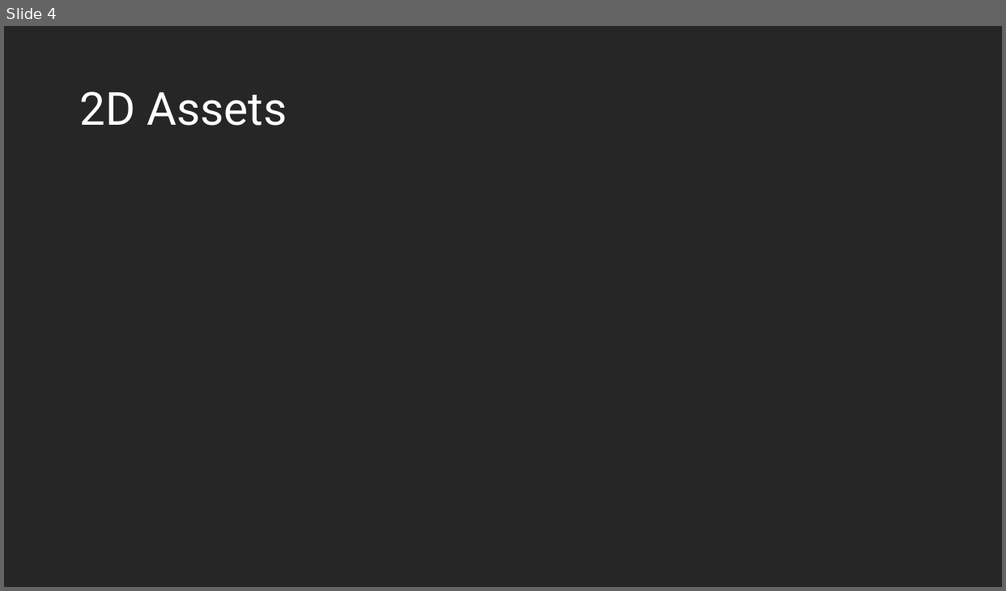
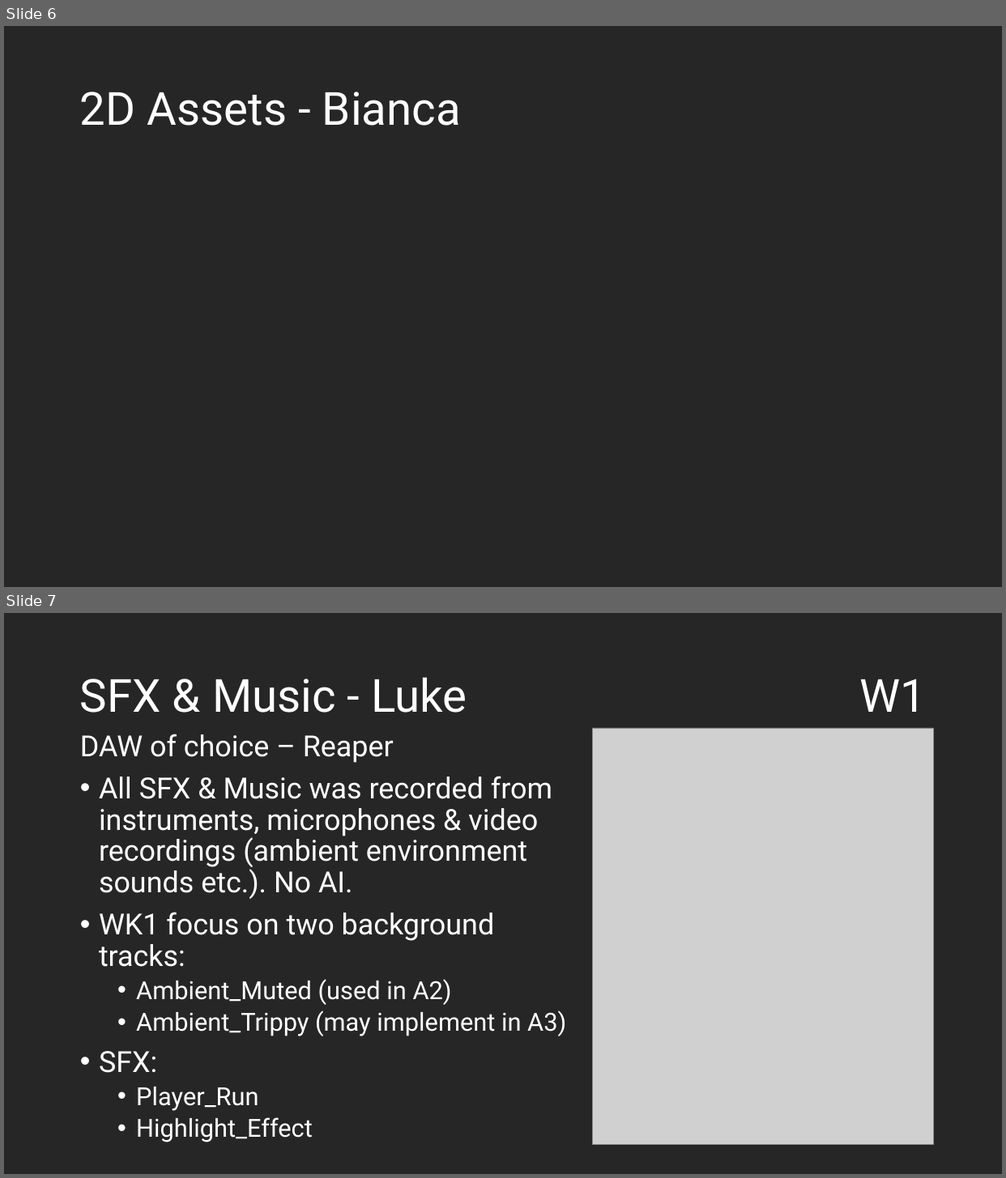
Before and after one commit to LateKnightDev/Barry_Trotter_CoS, a slide deck: presentation/RGP204_A2_TheLateKnights_Presentation.pptx. Shown one above the other, each under a label of ours: slide 4 before the commit, slides 6 and 7 after it. The pictures are 1006x591 and 1006x1178 pixels, drawn with LibreOffice and Linux fonts; fonts in the diff are those of the drawing; grey boxes stand for pictures. Boxes give left, top, right and bottom in pixels: in the first picture for what was removed or moved away, otherwise in the second. Text is boxed around its words. In the diff, an @@ line names an element or a change of style, - is before the commit and + after.

Commit message:
Starting to add time rewind sound, plus presentation updates

```diff
--- a/presentation/RGP204_A2_TheLateKnights_Presentation.pptx
+++ b/presentation/RGP204_A2_TheLateKnights_Presentation.pptx
@@ slide 7 added at box(4, 613, 1002, 1174), background #262626 @@
@@ title added at box(80, 677, 467, 713), 44 pt, text #FFFFFF @@
+SFX & Music - Luke
@@ text added at box(859, 679, 926, 712), 44 pt, text #FFFFFF @@
+W1
@@ text added at box(80, 734, 566, 1143), 28 pt, text #FFFFFF @@
+DAW of choice – Reaper
+• All SFX & Music was recorded from instruments, microphones & video recordings (ambient environment sounds etc.). No AI.
+• WK1 focus on two background tracks:
+  • Ambient_Muted (used in A2)
+  • Ambient_Trippy (may implement in A3)
+• SFX:
+  • Player_Run
+  • Highlight_Effect
@@ picture added at box(592, 728, 933, 1144) @@
@@ what was slide 4 is now slide 6 @@
@@ slide 6 changed as well @@
@@ title at box(80, 92, 461, 126): text changed @@
-2D Assets
+2D Assets - Bianca
```
Also in this commit, not shown: 3 other slides changed, 8 other slides added, 1 slide removed, 7 other files.
